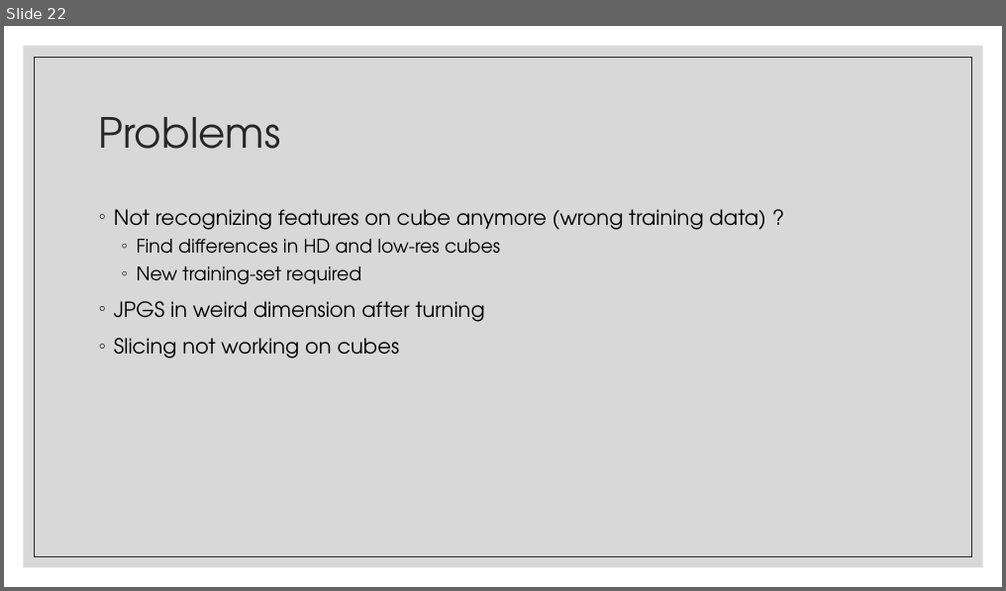
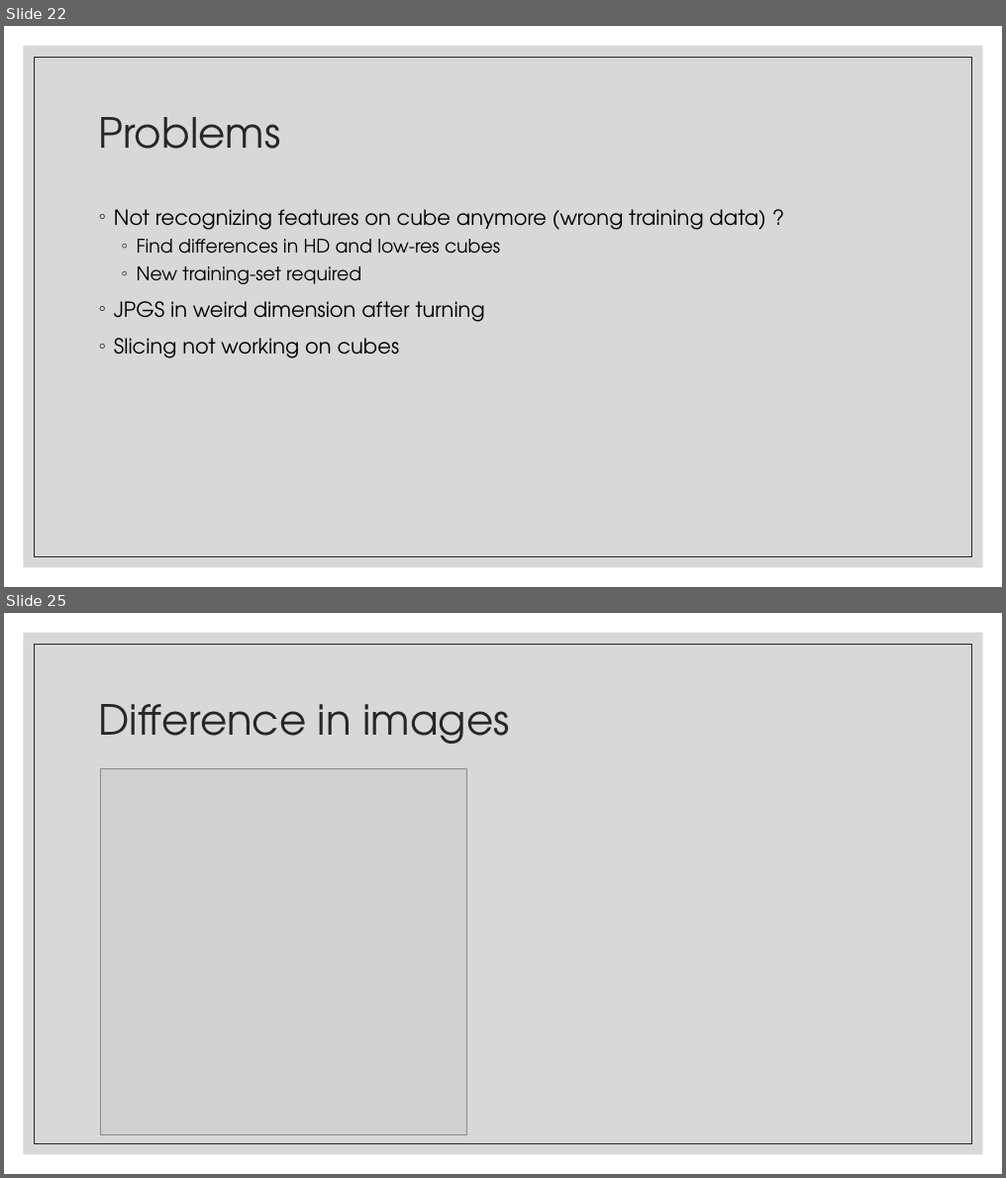
Before and after one commit to JanNalivaika/SSD_EXT, a slide deck: SSD Feature Detection Selling points.pptx. Shown one above the other, each under a label of ours: slide 22 before the commit, slides 22 and 25 after it; the slides between them are not shown. The pictures are 1006x591 and 1006x1178 pixels, drawn with LibreOffice and Linux fonts; fonts in the diff are those of the drawing; grey boxes stand for pictures. Boxes give left, top, right and bottom in pixels: in the first picture for what was removed or moved away, otherwise in the second. Text is boxed around its words. In the diff, an @@ line names an element or a change of style, - is before the commit and + after.

```diff
--- a/SSD Feature Detection Selling points.pptx
+++ b/SSD Feature Detection Selling points.pptx
@@ slide 25 added at bbox=[4, 613, 1002, 1174], background #FFFFFF; not listed: 2 template elements that a slide beside it also shows @@
@@ title added at bbox=[99, 704, 510, 744], 40 pt, text #262626 @@
+Difference in images
@@ picture added at bbox=[100, 768, 466, 1136] @@
```
Also in this commit, not shown: 2 other slides added, 5 other files.
